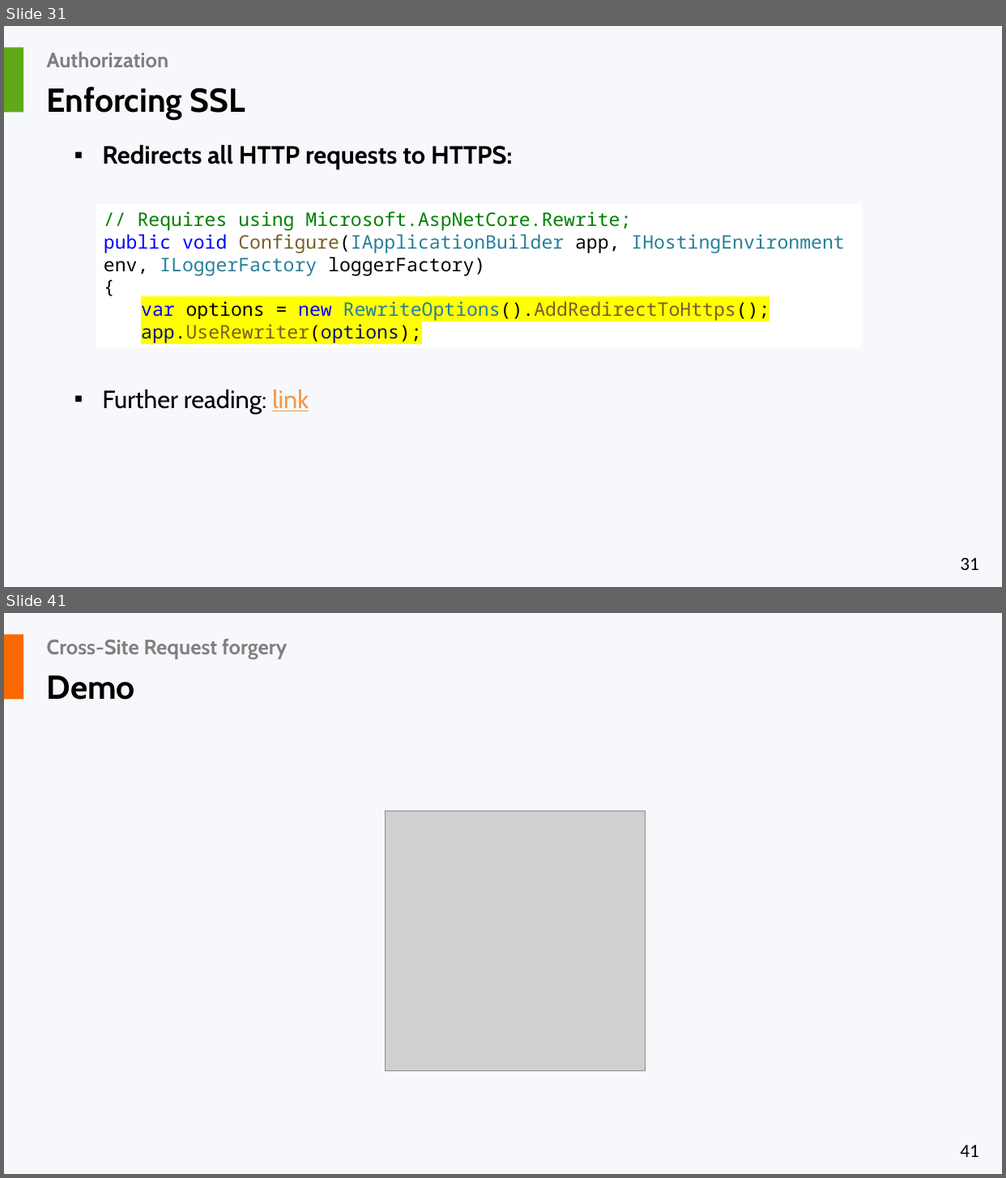
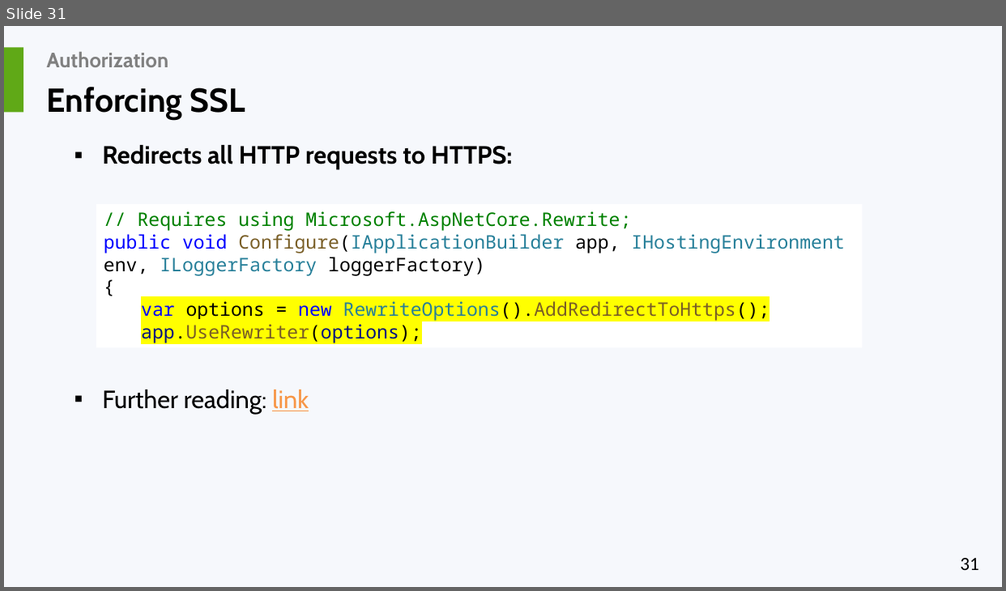
Before and after one commit to liviucotfas/ase-web-and-cloud-applications-security, a slide deck: Presentation ASPNET MVC Core - Part II.pptx. Shown one above the other, each under a label of ours: slides 31 and 41 before the commit, slide 31 after it; the slides between them are not shown. The pictures are 1006x1178 and 1006x591 pixels, drawn with LibreOffice and Linux fonts; fonts in the diff are those of the drawing; grey boxes stand for pictures. Boxes give left, top, right and bottom in pixels: in the first picture for what was removed or moved away, otherwise in the second. Text is boxed around its words. In the diff, an @@ line names an element or a change of style, - is before the commit and + after.

```diff
--- a/Presentation ASPNET MVC Core - Part II.pptx
+++ b/Presentation ASPNET MVC Core - Part II.pptx
@@ slide 41 removed at (x1=4, y1=613, x2=1002, y2=1174), background #F6F8FC; not listed: 1 template element that a slide beside it also shows @@
@@ rectangle removed at (x1=4, y1=635, x2=23, y2=700) @@
@@ title removed at (x1=47, y1=639, x2=287, y2=658) @@
-Cross-Site Request forgery
@@ text removed at (x1=47, y1=675, x2=135, y2=700) @@
-Demo
@@ picture removed at (x1=385, y1=811, x2=646, y2=1072) @@
```
Also in this commit, not shown: 3 slides changed, 20 other slides removed, 7 other files.
